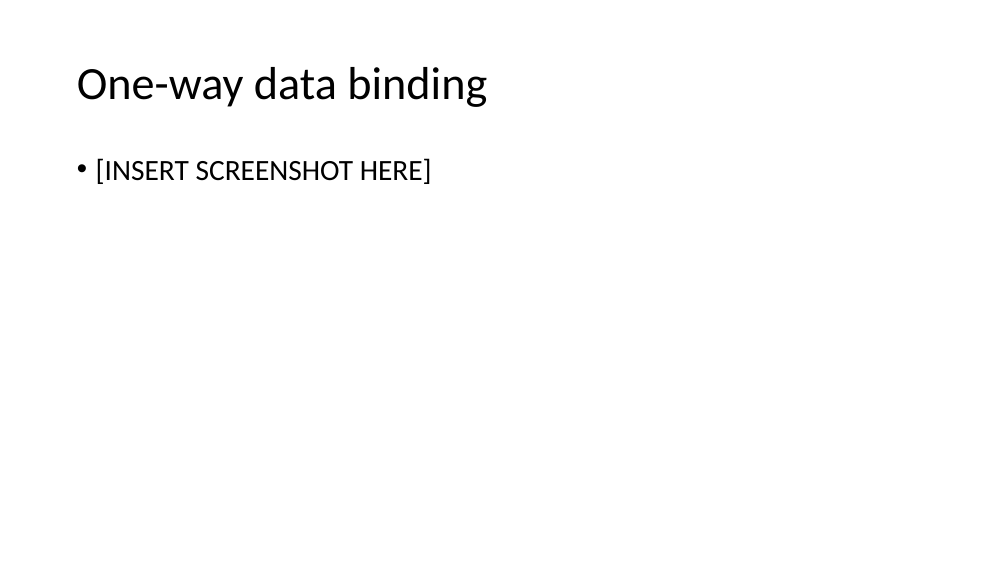
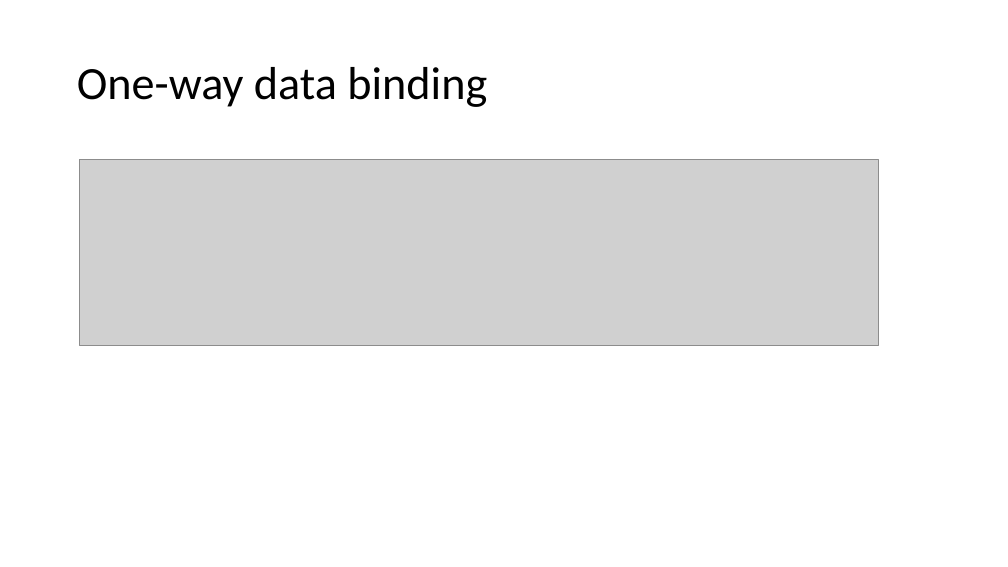
Before and after one commit to Cookie-And-Milk/BlazorDemo, a slide deck: slide 5 of BlazorDemo/BlazorDemo/presentation/ASP.pptx. Drawn at 1008x567 pixels with LibreOffice and Linux fonts; fonts in the diff are those of the drawing; grey boxes stand for pictures. Boxes give left, top, right and bottom in pixels: in the first picture for what was removed or moved away, otherwise in the second. Text is boxed around its words. In the diff, an @@ line names an element or a change of style, - is before the commit and + after.

```diff
--- a/BlazorDemo/BlazorDemo/presentation/ASP.pptx
+++ b/BlazorDemo/BlazorDemo/presentation/ASP.pptx
@@ picture added at <box>79,160,878,346</box> @@
@@ text removed at <box>96,158,432,184</box> @@
-• [INSERT SCREENSHOT HERE]
```
Also in this commit, not shown: 8 other slides changed, 2 other files.
